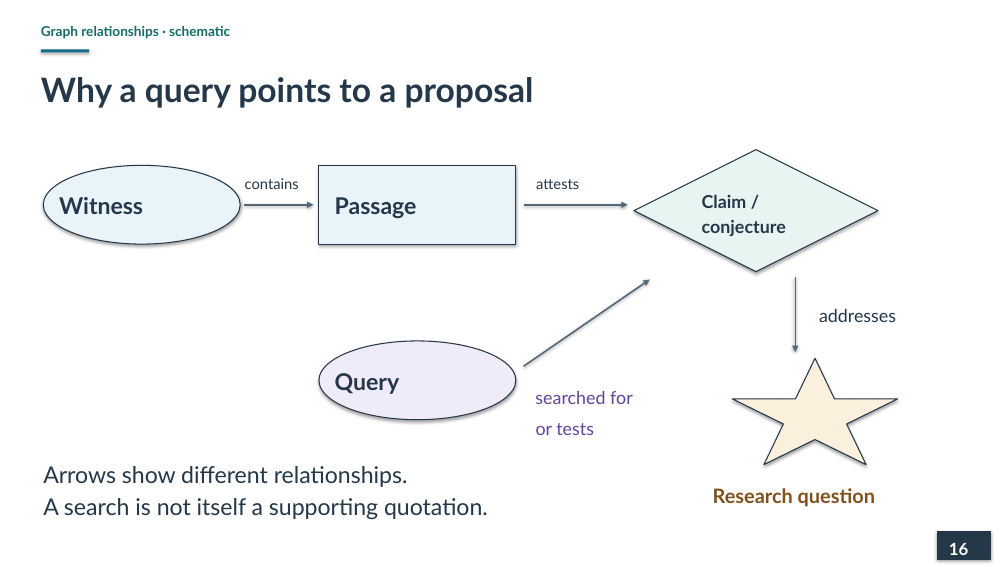
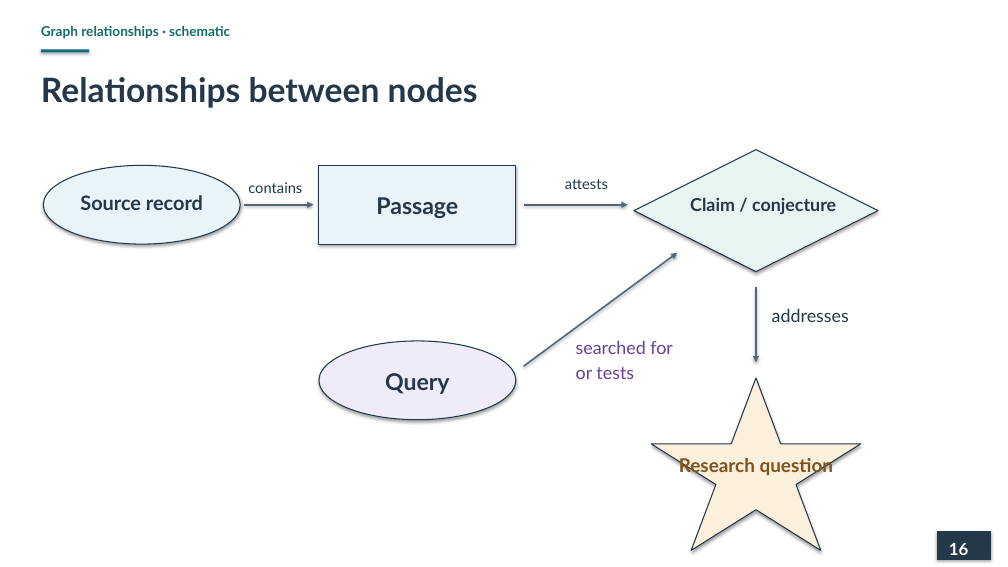
Before and after one commit to lopentu/cohort, a slide deck: slide 16 of docs/presentation/cohort-pnc-2026-main.pptx. Drawn at 1008x567 pixels with LibreOffice and Linux fonts; fonts in the diff are those of the drawing. Boxes give left, top, right and bottom in pixels: in the first picture for what was removed or moved away, otherwise in the second. Text is boxed around its words. In the diff, an @@ line names an element or a change of style, - is before the commit and + after.

Commit message:
Explain evidence graph records and textual relationships in slides

```diff
--- a/docs/presentation/cohort-pnc-2026-main.pptx
+++ b/docs/presentation/cohort-pnc-2026-main.pptx
@@ text at box(41, 77, 478, 108): text changed @@
-Why a query points to a proposal
+Relationships between nodes
@@ text "contains": place and size @@
-text "contains" at box(245, 178, 299, 189)
+text "contains" at box(248, 182, 302, 193)
@@ text "attests": place and size @@
-text "attests" at box(536, 179, 579, 189)
+text "attests" at box(565, 179, 608, 189)
@@ text at box(80, 195, 203, 210): text changed; size 22 to 19 pt @@
-Witness
+Source record
@@ text at box(690, 197, 836, 214): text changed @@
-Claim /
-conjecture
+Claim / conjecture
@@ arrow moved from (524, 366) - (650, 280) to (524, 366) - (678, 253) @@
@@ arrow moved from (796, 278) - (796, 352) to (756, 287) - (756, 362) @@
@@ text "addresses": place and size @@
-text "addresses" at box(819, 309, 896, 322)
+text "addresses" at box(772, 309, 849, 322)
@@ text "searched for": place and size @@
-text "searched for" at box(535, 391, 633, 404)
+text "searched for" at box(576, 341, 673, 379)
@@ alignment left to centre in 3 elements at box(565, 179, 608, 189), box(376, 197, 458, 218), box(385, 373, 450, 394) @@
@@ text at box(576, 367, 634, 379): paragraph added @@
+or tests
@@ star: place and size @@
-star at box(733, 358, 898, 465)
+star at box(651, 378, 861, 551)
@@ text removed at box(536, 423, 594, 435) @@
-or tests
@@ text removed at box(43, 466, 488, 520) @@
-Arrows show different relationships.
-A search is not itself a supporting quotation.
@@ text "Research question": place and size @@
-text "Research question" at box(713, 488, 875, 507)
+text "Research question" at box(679, 458, 833, 477)
@@ text "Research question" at box(679, 458, 833, 477): size 19 to 18 pt; alignment left to centre @@
```
Also in this commit, not shown: 7 other slides changed.
